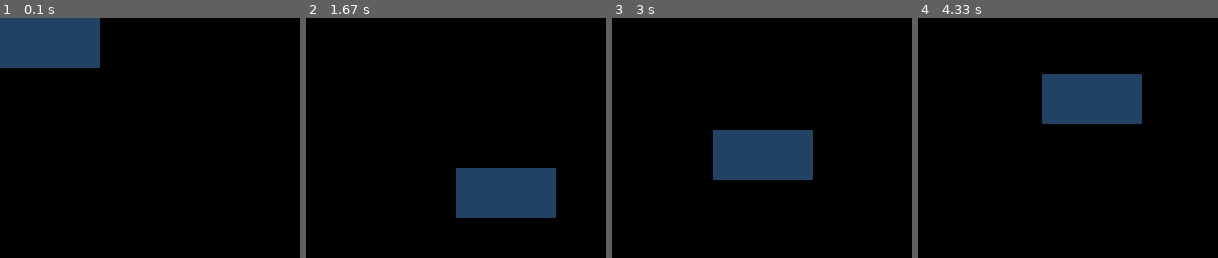
Above: before the commit, frames 1-4 (left to right).
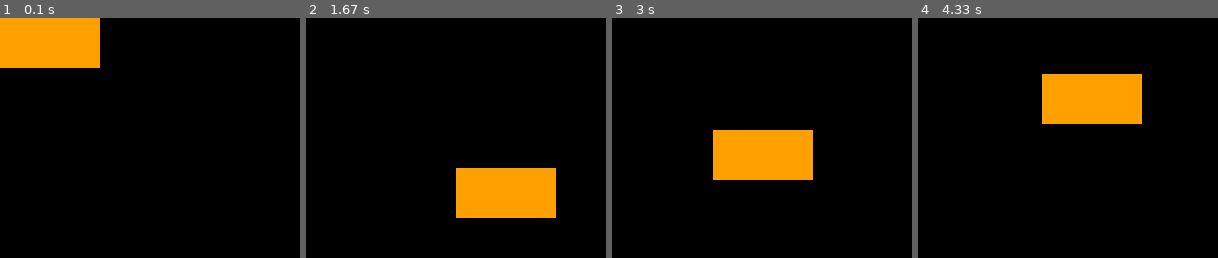
Above: after the commit, the same moments.

Repository: KungFuMasterRat/SURF-2012
Game: pygame game, started from Projects/pygame-examples/moving_block.py
Two runs of this game, one before a commit and one after it. Both use one fixed random seed, a clock stepped at 60 frames per second and the inputs below. The source is Python 2; it was converted automatically to run under Python 3.
Inputs:
- Up to frame 1 (0.1 s): no input
- Up to frame 2 (1.67 s): no input
- Up to frame 3 (3 s): no input
- Up to frame 4 (4.33 s): no input

The runs differ from the first frame. In frame 1, 6.9% of the frame differs, in the area x 0-34%, y 0-21%; in frame 2, 6.9%; in frame 3, 6.9%; in frame 4, 6.9%.

Commit message:
Update and new task
Gap_pro_task
Prosaccade task

Diff:
--- /dev/null
+++ b/Projects/pygame-examples/gap_pro_task.py
@@ -0,0 +1,27 @@
+##Gap prosaccade task
+
+#Modules
+import pygame
+import sys
+import time
+import random
+import math
+import pygame.display
+import pygame.camera
+
+
+#Initialize
+pygame.init()
+
+#Window size
+size = width, height = 1000, 600
+
+##To make fullscreen
+screen = pygame.display.set_mode(size, pygame.FULLSCREEN)  # make window ## set the size of its screen
+
+
+##Speed dx and dy of object
+speed = [4, 4]
+
+## Size of object
+s_size = s_width, s_height = 50, 50 #(How many pixels in a cm?)
--- a/Projects/pygame-examples/moving_block.py
+++ b/Projects/pygame-examples/moving_block.py
@@ -11,11 +11,17 @@
 import random
 import math
 import pygame.display
+import pygame.camera
 
 
 
 
 pygame.init()  # load pygame modules ##Initialize itself
+
+##pygame.camera.init()
+##cam =pygame.camera.Camera(0)
+##cam.start()
+
 
 size = width, height = 300, 240  # size of window ##Arg unpack
 
@@ -26,7 +32,7 @@
 s_size = s_width, s_height = 100, 50
 s = pygame.Surface(s_size)  # create surface 100px by 50px ##new surface; this is the actual 'physical' box
 ##S is defined in pygame; it is an object and class is pygame.Surface
-s.fill((33, 66, 99))  # color the surface blue #RGB values to color the box
+s.fill((255, 160, 0))  # color the surface blue #RGB values to color the box
 ##Actually a method. Functions attached to objects =def
 r = s.get_rect()  # get the rectangle bounds for the surface
 ##another method. Returns the rectangular bound. Surface has a color and this is the actual bounding of the object
@@ -81,12 +87,17 @@
 
 
 def main(): ##What tells it to move 30 times a sec
+    ##i= 0
     while 1:  # infinite loop
         clock.tick(30)  # limit framerate to 30 FPS ##clock object prv def.
 
         handle_events() ##associated with clock.tickstops you from faster 30x a sec; it's s throttle to remember when it needs to refresh itself
         animate()  ##this function calls these three functions we prv def.
         redraw()
-
+       ## saveimage(i)
+        ##i = i + 1
+##def saveimage(frame_number): ##Saves each frame
+  ##  image = cam.get_image()
+    ##pygame.image.save(image, 'frame_%i.jpg' % frame_number)
 # DO IT!
 main() ##last thing is call main, which starts the whole thing
